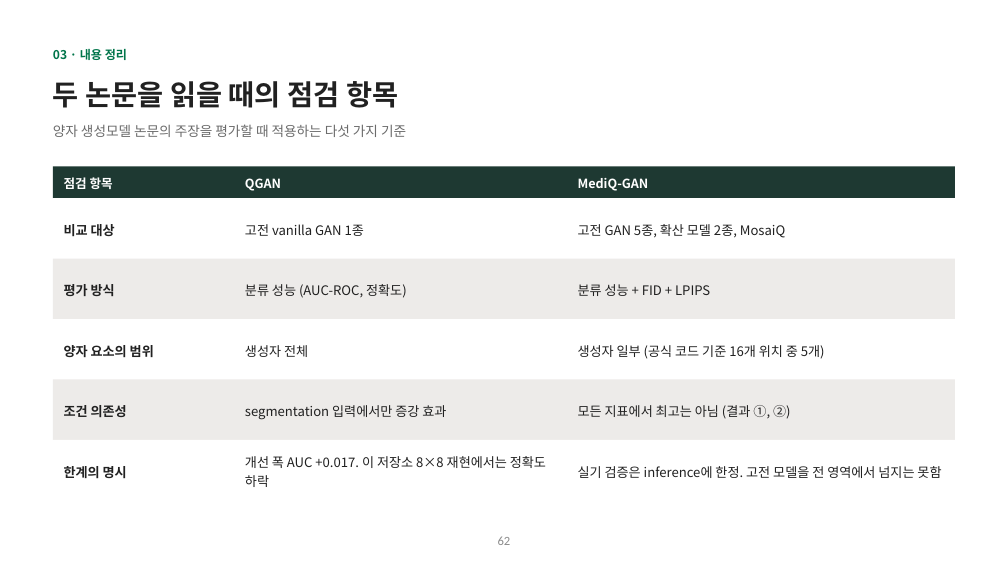
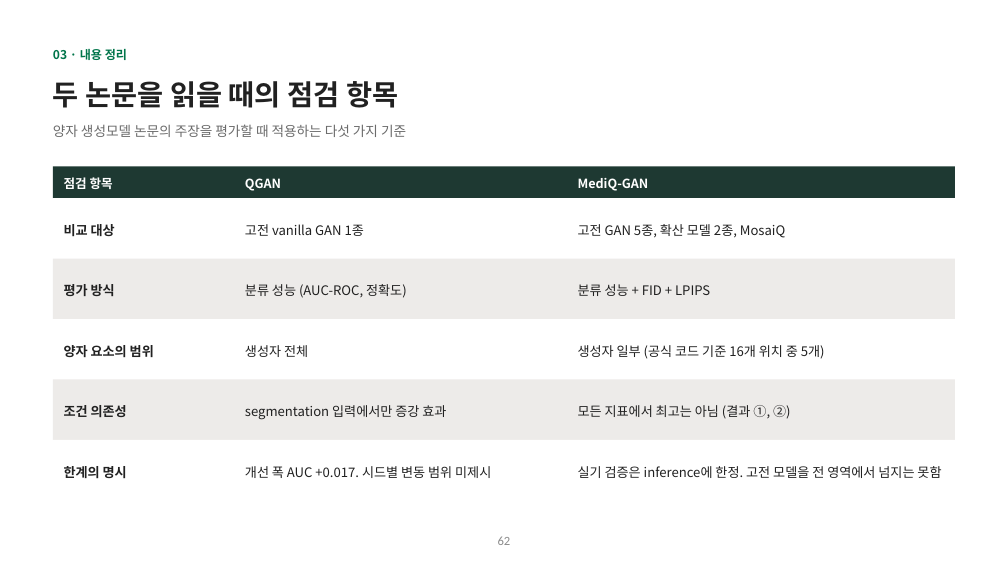
Before and after one commit to hyunhp/skin_disease_qml, a slide deck: slide 62 of practice/day1_slides/day1_theory_slides.pptx. Drawn at 1008x567 pixels with LibreOffice and Linux fonts; fonts in the diff are those of the drawing. Boxes give left, top, right and bottom in pixels: in the first picture for what was removed or moved away, otherwise in the second. Text is boxed around its words. In the diff, an @@ line names an element or a change of style, - is before the commit and + after.

```diff
--- a/practice/day1_slides/day1_theory_slides.pptx
+++ b/practice/day1_slides/day1_theory_slides.pptx
@@ text at box(245, 466, 491, 478): text changed @@
-개선 폭 AUC +0.017. 이 저장소 8×8 재현에서는 정확도 하락
+개선 폭 AUC +0.017. 시드별 변동 범위 미제시
```
Also in this commit, not shown: 1 other slide changed, 5 other files.
